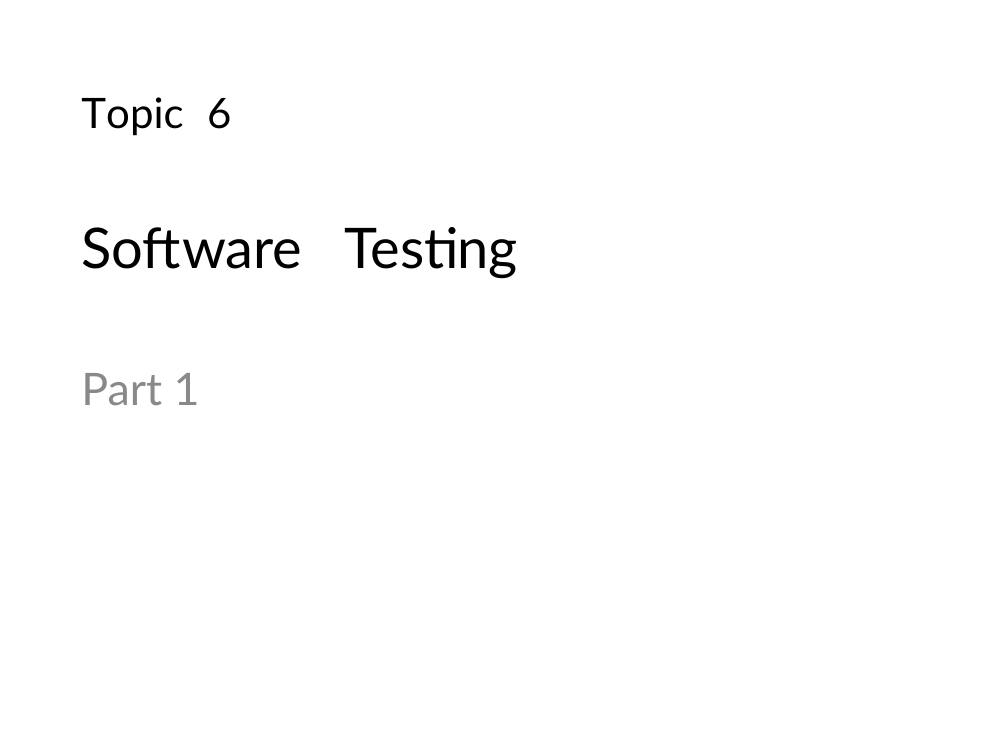
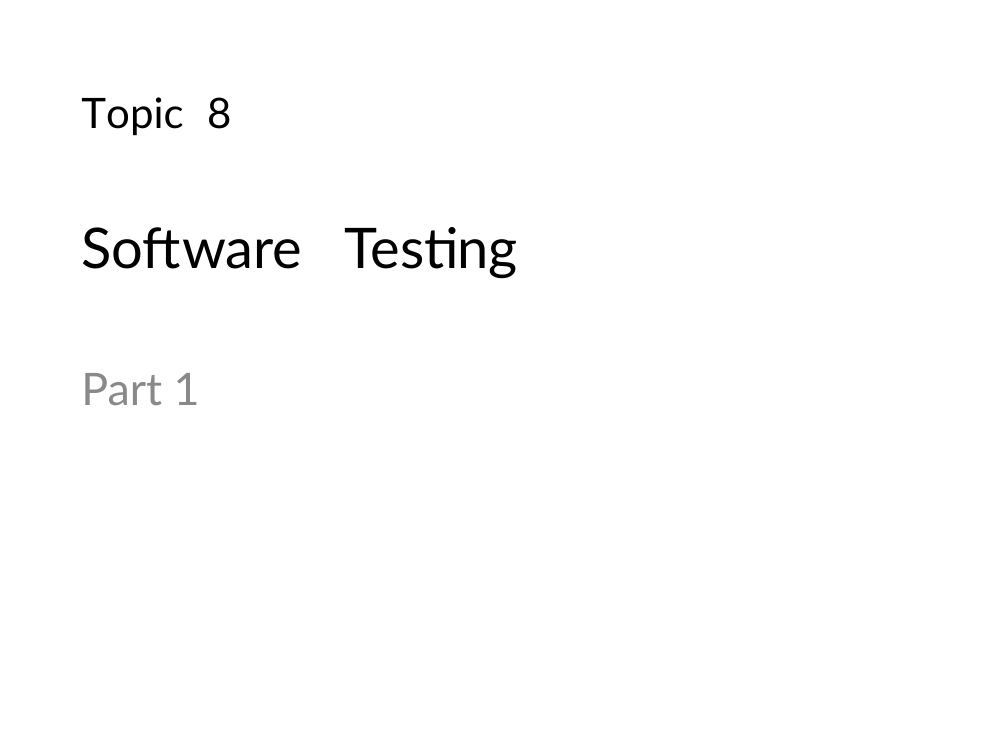
Before and after one commit to ethancjackson/CS2212B-2017, a slide deck: slide 1 of docs/slides/Topic 8 - Testing (Part 1).pptx. Drawn at 1008x756 pixels with LibreOffice and Linux fonts; fonts in the diff are those of the drawing. Boxes give left, top, right and bottom in pixels: in the first picture for what was removed or moved away, otherwise in the second. Text is boxed around its words. In the diff, an @@ line names an element or a change of style, - is before the commit and + after.

```diff
--- a/docs/slides/Topic 8 - Testing (Part 1).pptx
+++ b/docs/slides/Topic 8 - Testing (Part 1).pptx
@@ text at [81, 97, 231, 136]: text changed @@
-Topic 6
+Topic 8
```
Also in this commit, not shown: 1 other file.
